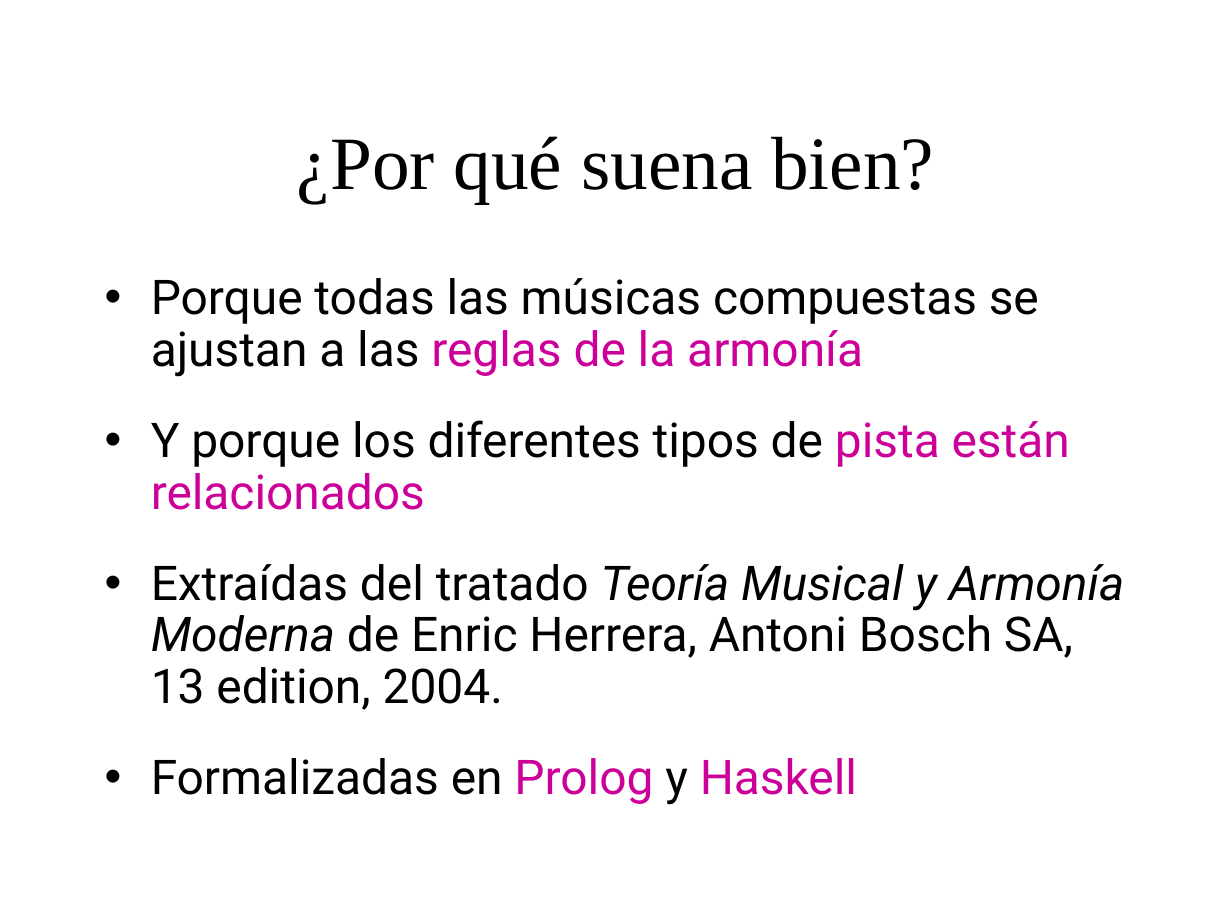
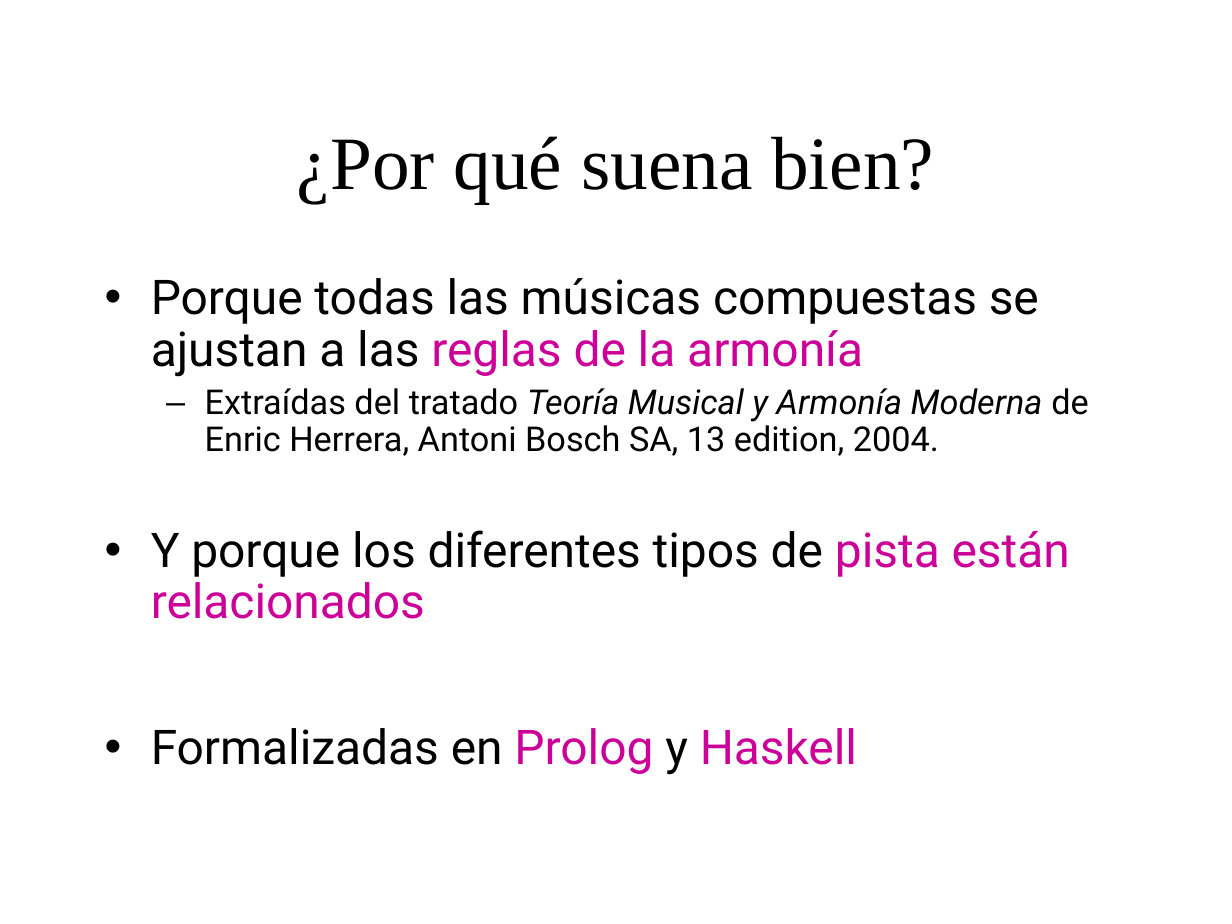
Before and after one commit to BackupTheBerlios/genaro, a slide deck: slide 10 of Documentos/MemoriaSSII/presentacion_proyecto2.ppt. Drawn at 1232x924 pixels with LibreOffice and Linux fonts; fonts in the diff are those of the drawing; background and template pictures are left out. Boxes give left, top, right and bottom in pixels: in the first picture for what was removed or moved away, otherwise in the second. Text is boxed around its words. In the diff, an @@ line names an element or a change of style, - is before the commit and + after.

```diff
--- a/Documentos/MemoriaSSII/presentacion_proyecto2.ppt
+++ b/Documentos/MemoriaSSII/presentacion_proyecto2.ppt
@@ text at (x1=205, y1=388, x2=1088, y2=456): paragraph added @@
+  – Extraídas del tratado Teoría Musical y Armonía Moderna de Enric Herrera, Antoni Bosch SA, 13 edition, 2004.
@@ text at (x1=151, y1=564, x2=1125, y2=710): paragraph removed @@
-• Extraídas del tratado Teoría Musical y Armonía Moderna de Enric Herrera, Antoni Bosch SA, 13 edition, 2004.
```
Also in this commit, not shown: 9 other slides changed.
